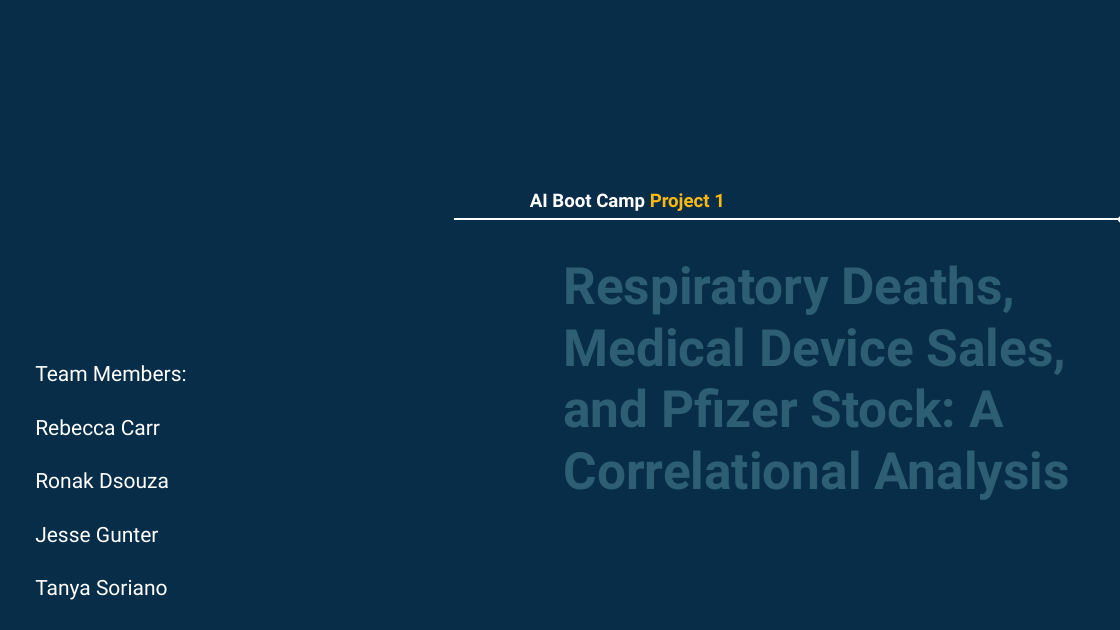
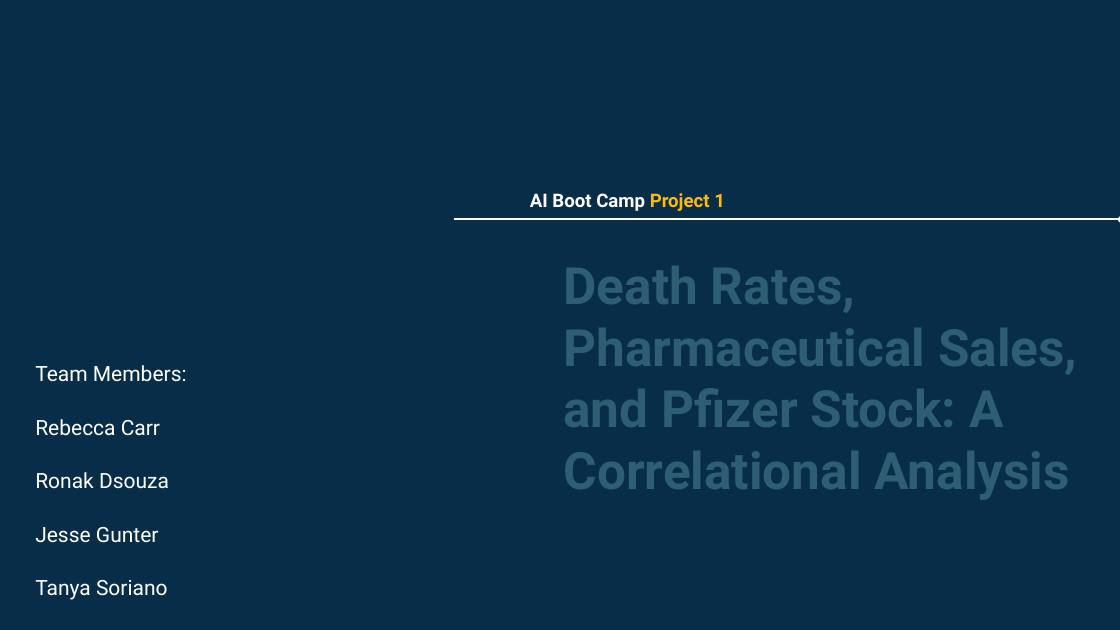
Before and after one commit to Birdfeathers/Project1--Healthcare_Devices, a slide deck: slide 1 of AI_Bootcamp_Project_1_Template - DRAFT FOR REVIEW 10.17.24.pptx. Drawn at 1120x630 pixels with LibreOffice and Linux fonts; fonts in the diff are those of the drawing. Boxes give left, top, right and bottom in pixels: in the first picture for what was removed or moved away, otherwise in the second. Text is boxed around its words. In the diff, an @@ line names an element or a change of style, - is before the commit and + after.

```diff
--- a/AI_Bootcamp_Project_1_Template - DRAFT FOR REVIEW 10.17.24.pptx
+++ b/AI_Bootcamp_Project_1_Template - DRAFT FOR REVIEW 10.17.24.pptx
@@ title at [563, 266, 1077, 500]: text changed @@
-Respiratory Deaths, Medical Device Sales, and Pfizer Stock: A Correlational Analysis
+Death Rates, Pharmaceutical Sales, and Pfizer Stock: A Correlational Analysis
```
Also in this commit, not shown: 8 other slides changed, 4 slides added, 2 slides removed, 1 other file.
